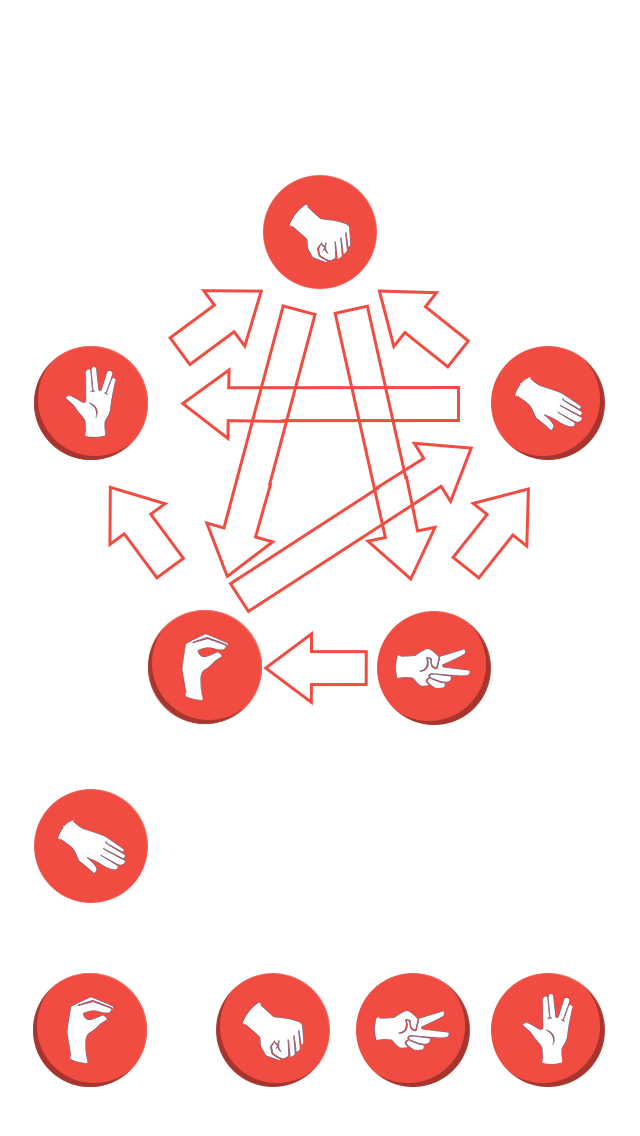
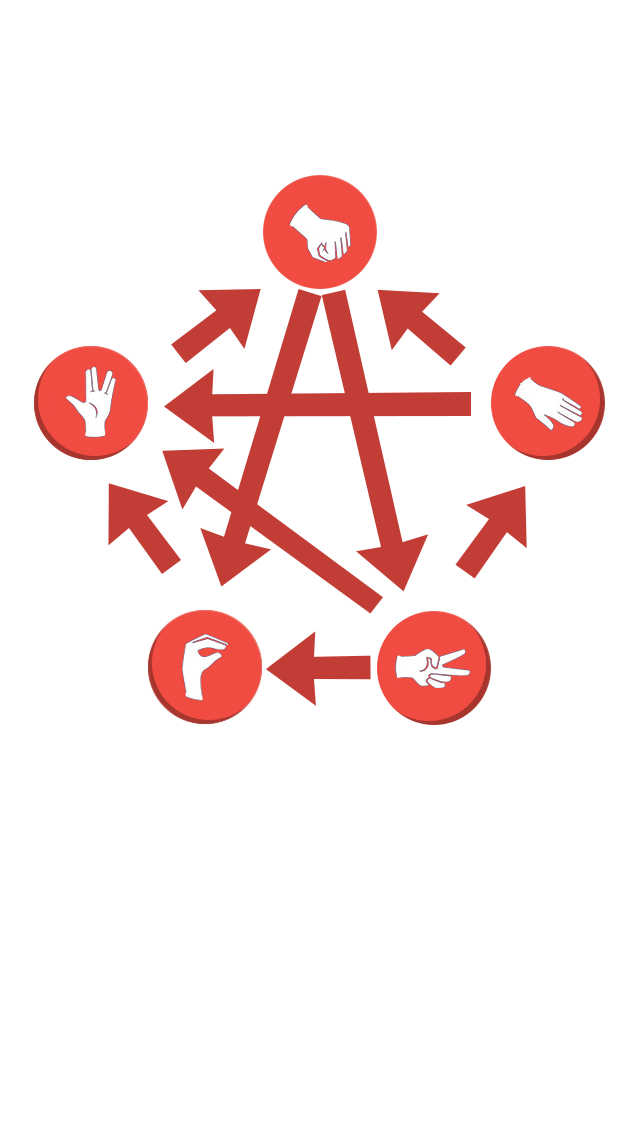
Two versions of the same layered image (640x1136). Layer-by-layer changes:
hid "tesoura@2x" (1st of 2) over (356, 973, 470, 1087)
hid "spock@2x" (1st of 2) over (491, 973, 605, 1087)
hid "pedra@2x" (1st of 2) over (216, 973, 330, 1087)
hid "papel@2x" (1st of 2) over (34, 789, 148, 903)
hid "largato@2x" (1st of 2) over (33, 973, 147, 1087)
hid "Shape 1 copy 10" over (228, 441, 474, 614)
removed layer "Shape 1 copy 9" over (333, 304, 438, 582)
removed layer "Shape 1 copy 8" over (204, 304, 317, 579)
removed layer "Shape 1 copy 7" over (180, 367, 460, 442)
removed layer "Shape 1 copy 4" over (263, 631, 368, 706)
added layer "Shape 1 copy 13" above "Shape 1 copy 12" over (171, 289, 261, 363)
added layer "Shape 1 copy 12" above "Shape 1 copy 6" over (377, 289, 466, 366)
added layer "Shape 1 copy 6" above "Shape 1 copy 16" over (455, 486, 527, 579)
added layer "Shape 1 copy 16" above "Shape 1 copy 15" over (200, 289, 322, 587)
added layer "Shape 1 copy 15" above "Shape 1 copy 17" over (321, 290, 428, 592)
added layer "Shape 1 copy 17" above "Shape 1 copy 14" over (162, 448, 383, 614)
added layer "Shape 1 copy 14" above "Shape 1 copy 5" over (164, 369, 471, 443)
added layer "Shape 1 copy 5" above "Shape 1 copy 3" over (266, 631, 371, 706)
painted on "Shape 1 copy 3" over (108, 483, 186, 580)
removed layer "Shape 1 copy 2" over (451, 487, 530, 580)
removed layer "Shape 1 copy" over (377, 289, 471, 369)
removed layer "Shape 1" over (168, 289, 263, 367)
